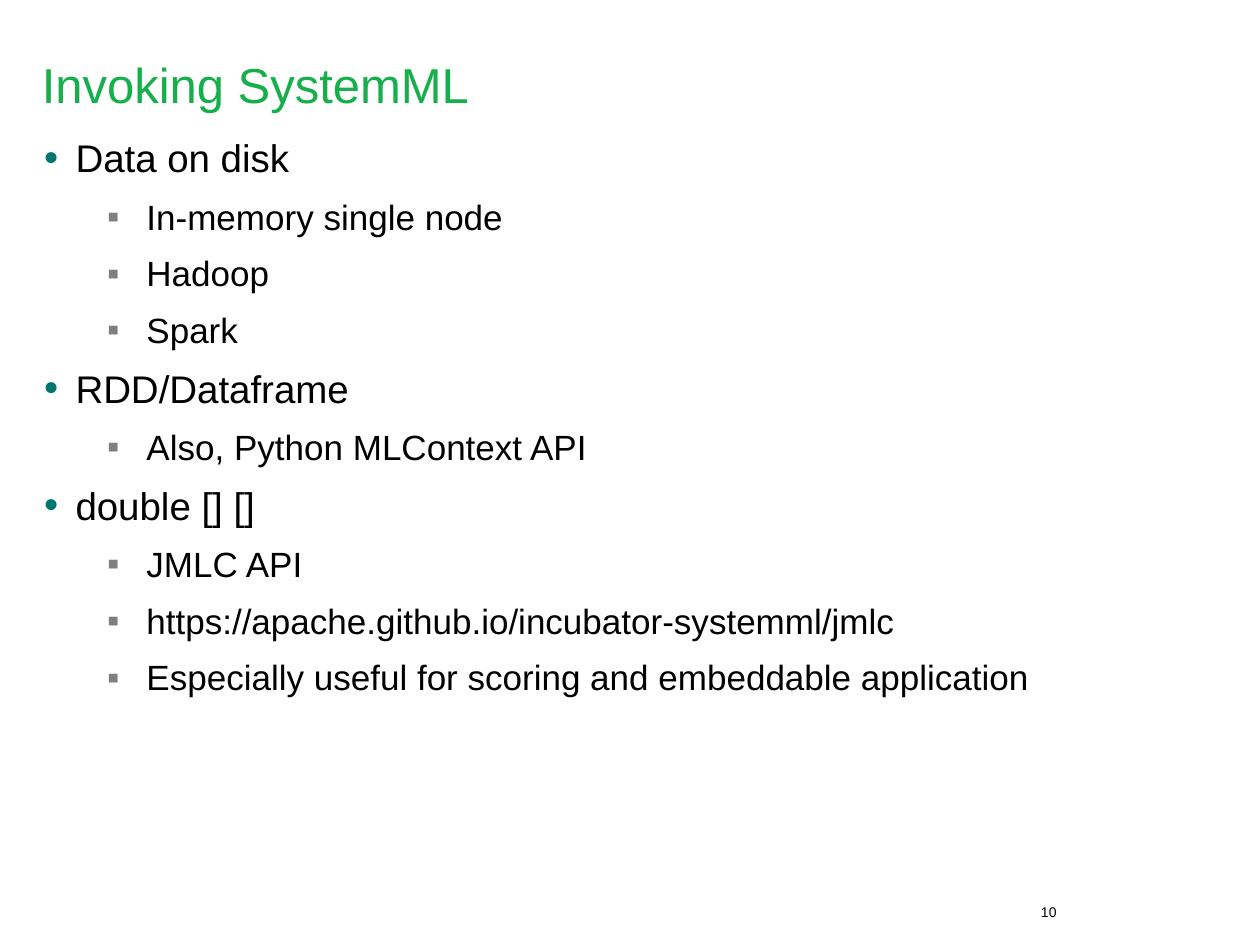
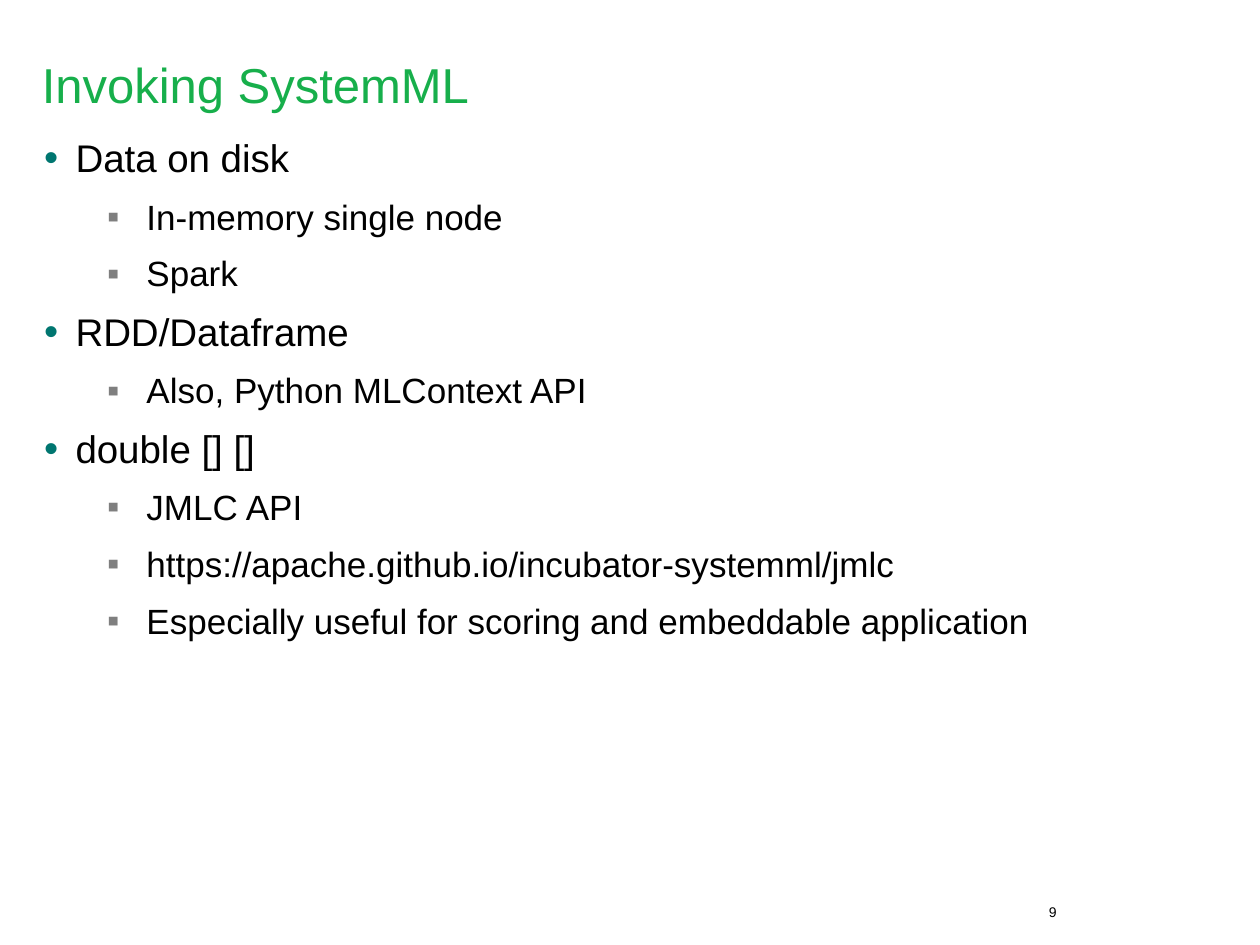
Before and after one commit to niketanpansare/future_of_data, a slide deck: slide 9 of 2016-NYMeetup-SystemML.ppt (slide 10 before the commit). Drawn at 1260x945 pixels with LibreOffice and Linux fonts; fonts in the diff are those of the drawing; background and template pictures are left out. Boxes give left, top, right and bottom in pixels: in the first picture for what was removed or moved away, otherwise in the second. Text is boxed around its words. In the diff, an @@ line names an element or a change of style, - is before the commit and + after.

```diff
--- a/2016-NYMeetup-SystemML.ppt
+++ b/2016-NYMeetup-SystemML.ppt
@@ text at (146,260,269,293): paragraph removed @@
-  ▪ Hadoop
@@ page number at (1049,907,1057,917): text changed @@
-10
+9
```
Also in this commit, not shown: 2 other slides changed, 1 slide added, 1 slide removed.
